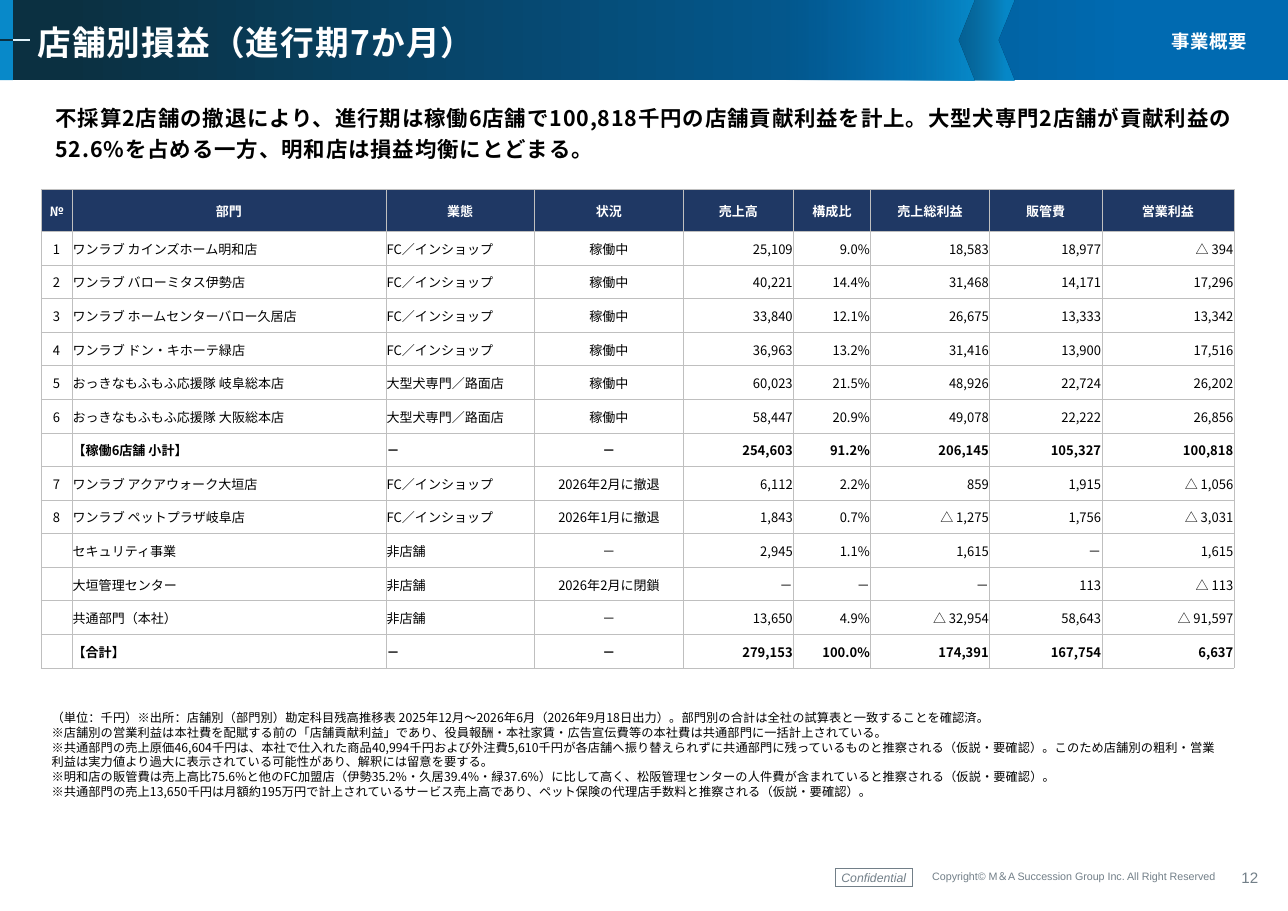
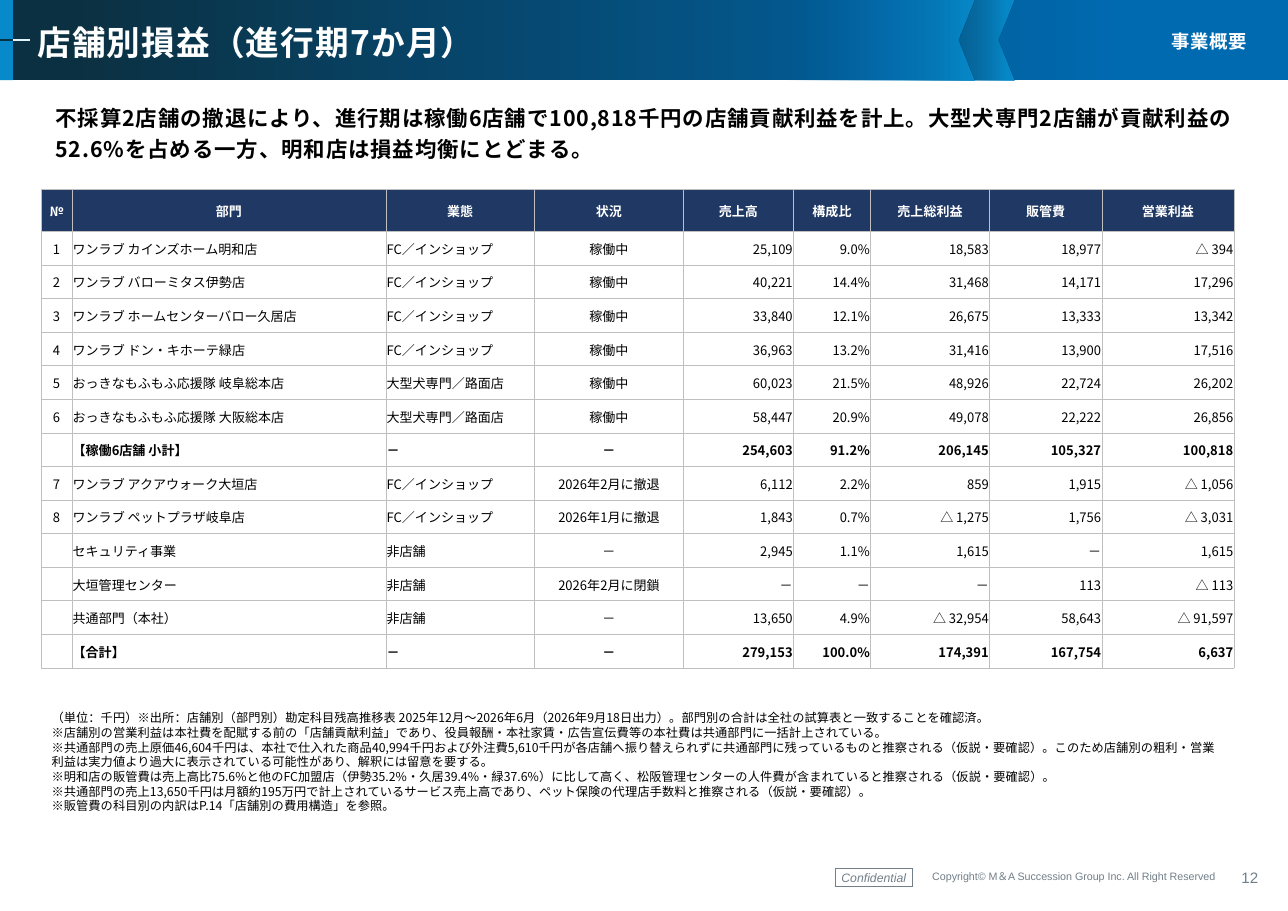
Before and after one commit to keisuketagaito/github-1st, a slide deck: slide 13 of LUXAS株式会社/企業概要書_LUXAS株式会社_20260923.pptx. Drawn at 1288x911 pixels with LibreOffice and Linux fonts; fonts in the diff are those of the drawing; background and template pictures are left out. Boxes give left, top, right and bottom in pixels: in the first picture for what was removed or moved away, otherwise in the second. Text is boxed around its words. In the diff, an @@ line names an element or a change of style, - is before the commit and + after.

```diff
--- a/LUXAS株式会社/企業概要書_LUXAS株式会社_20260923.pptx
+++ b/LUXAS株式会社/企業概要書_LUXAS株式会社_20260923.pptx
@@ text at [52,799,395,811]: paragraph added @@
+※販管費の科目別の内訳はP.14「店舗別の費用構造」を参照。
```
Also in this commit, not shown: 6 other slides changed, 1 slide added, 10 other files.
